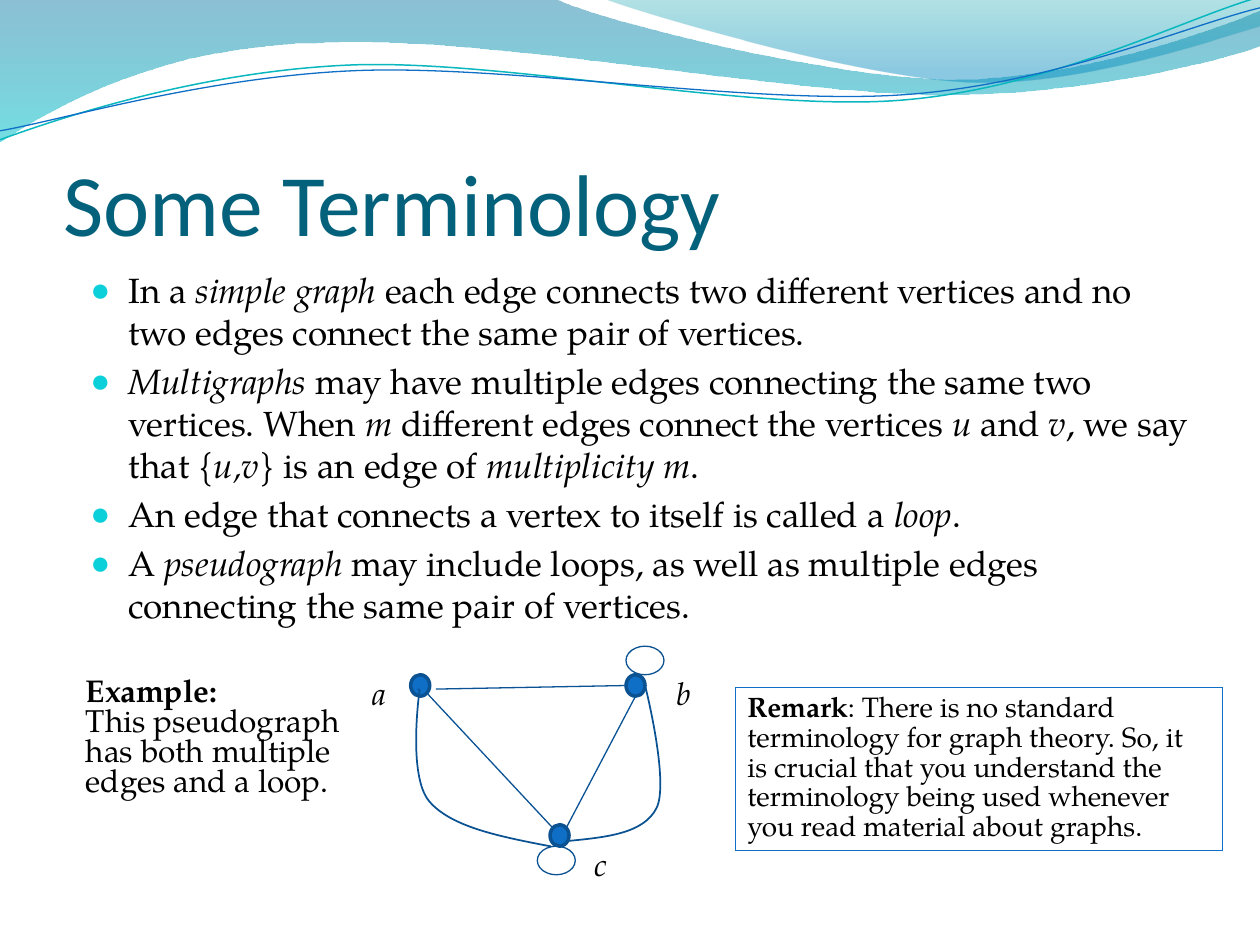
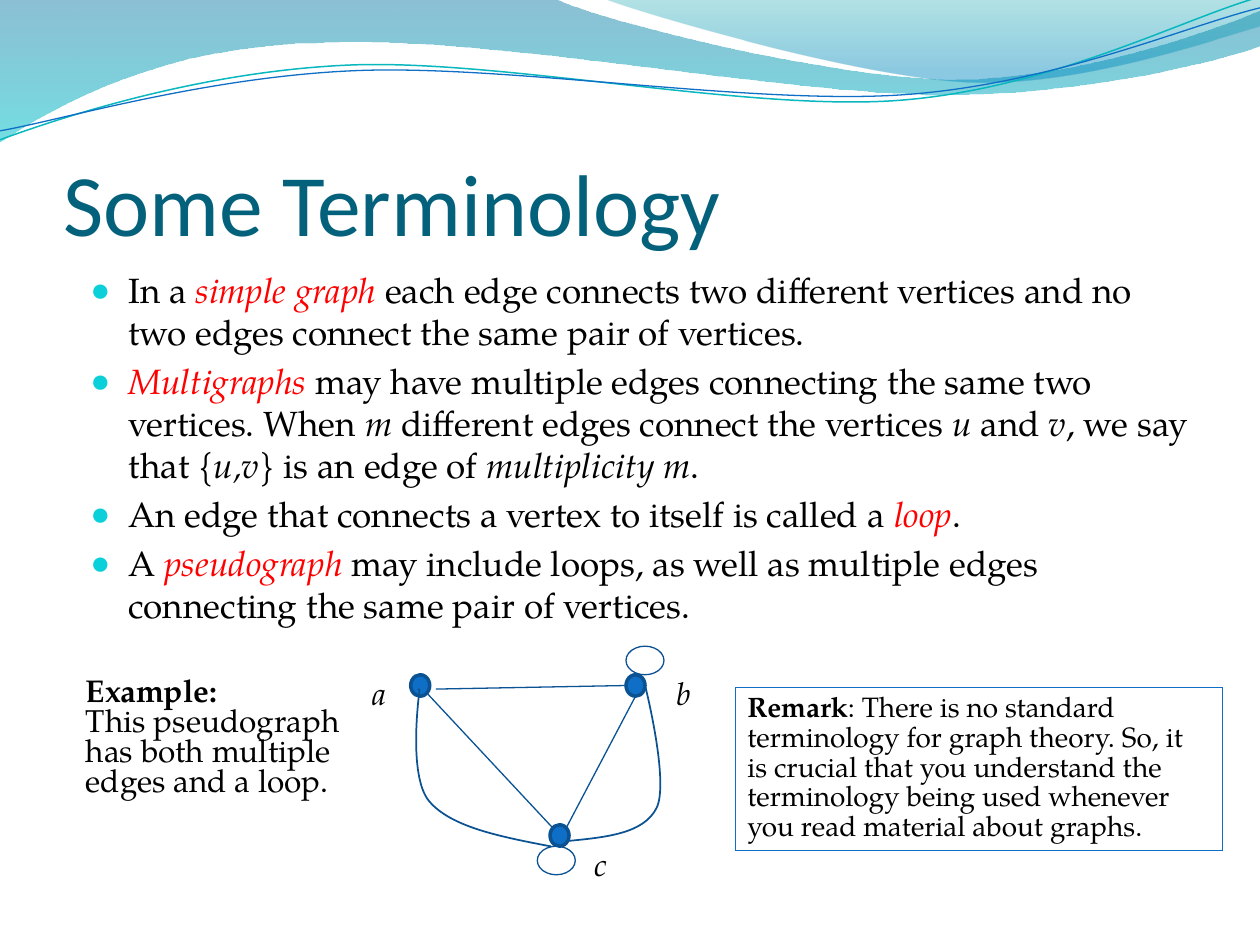
Before and after one commit to lin-chen-GA/lin-chen-GA.github.io, a slide deck: slide 4 of cs2620/slides/cs2620_notes10.pptx. Drawn at 1260x945 pixels with LibreOffice and Linux fonts; fonts in the diff are those of the drawing; background and template pictures are left out. Boxes give left, top, right and bottom in pixels: in the first picture for what was removed or moved away, otherwise in the second. Text is boxed around its words. In the diff, an @@ line names an element or a change of style, - is before the commit and + after.

```diff
--- a/cs2620/slides/cs2620_notes10.pptx
+++ b/cs2620/slides/cs2620_notes10.pptx
@@ text "In a simple graph each ..." at box(128, 277, 1188, 628): text colour #000000 to #FF0000 in "simple graph", "Multigraphs", "loop.", "pseudograph" @@
```
Also in this commit, not shown: 10 other slides changed.
